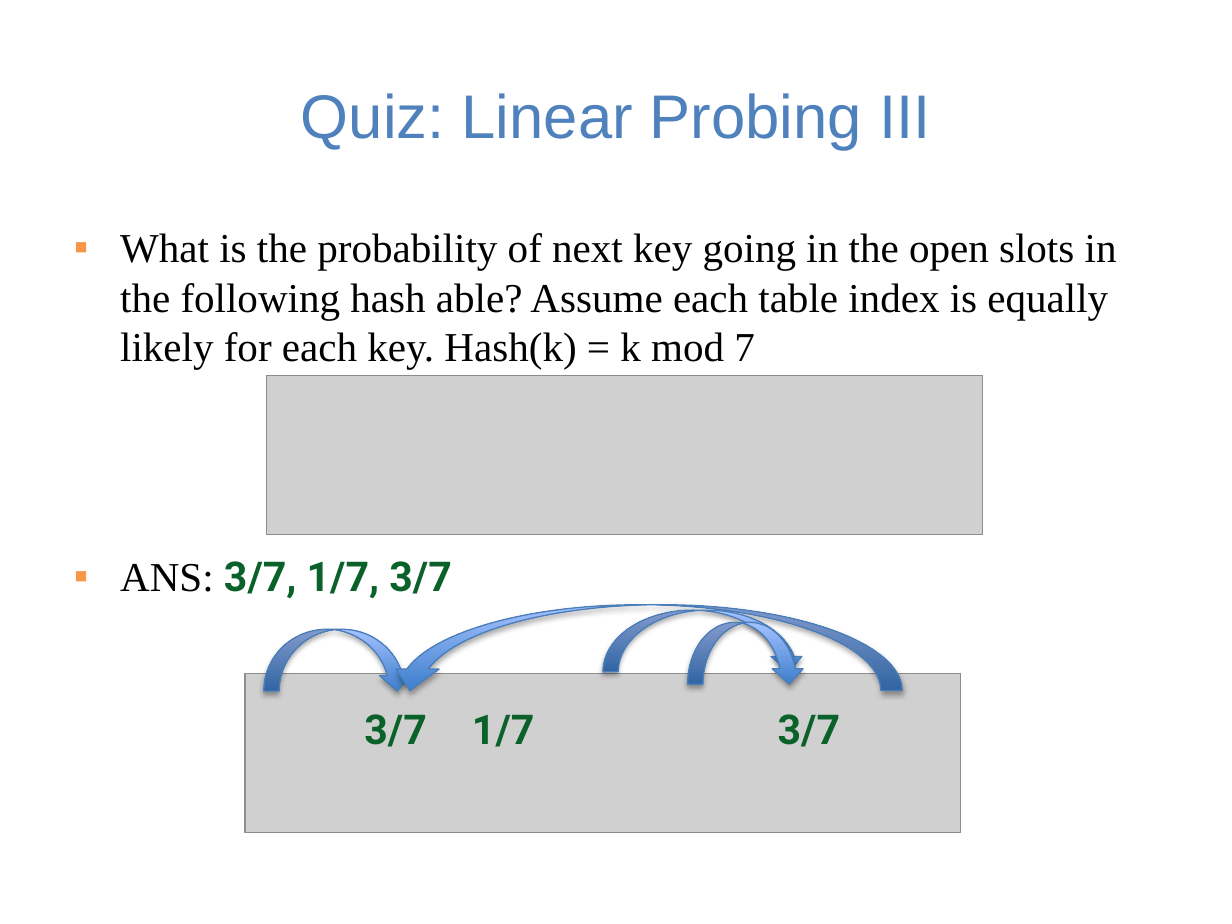
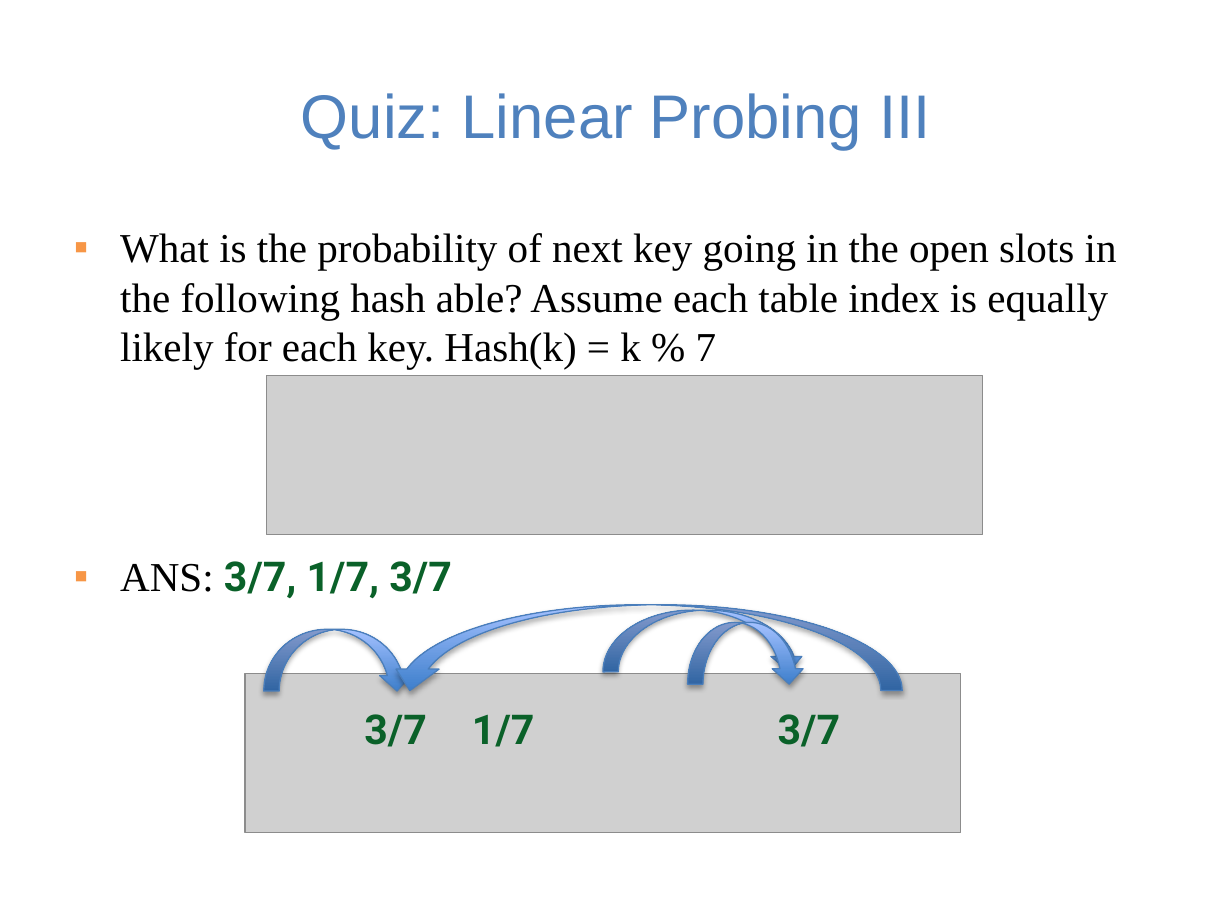
Before and after one commit to guhofstra/CSC111Fa25, a slide deck: slide 5 of PPTs/Lecture 7-hash table exercises ANS.pptx. Drawn at 1232x924 pixels with LibreOffice and Linux fonts; fonts in the diff are those of the drawing; grey boxes stand for pictures. Boxes give left, top, right and bottom in pixels: in the first picture for what was removed or moved away, otherwise in the second. Text is boxed around its words. In the diff, an @@ line names an element or a change of style, - is before the commit and + after.

```diff
--- a/PPTs/Lecture 7-hash table exercises ANS.pptx
+++ b/PPTs/Lecture 7-hash table exercises ANS.pptx
@@ text at (x1=120, y1=233, x2=1117, y2=369): text changed @@
-▪ What is the probability of next key going in the open slots in the following hash able? Assume each table index is equally likely for each key. Hash(k) = k mod 7
+▪ What is the probability of next key going in the open slots in the following hash able? Assume each table index is equally likely for each key. Hash(k) = k % 7
```
Also in this commit, not shown: 3 other slides changed, 5 slides added, 4 other files.
